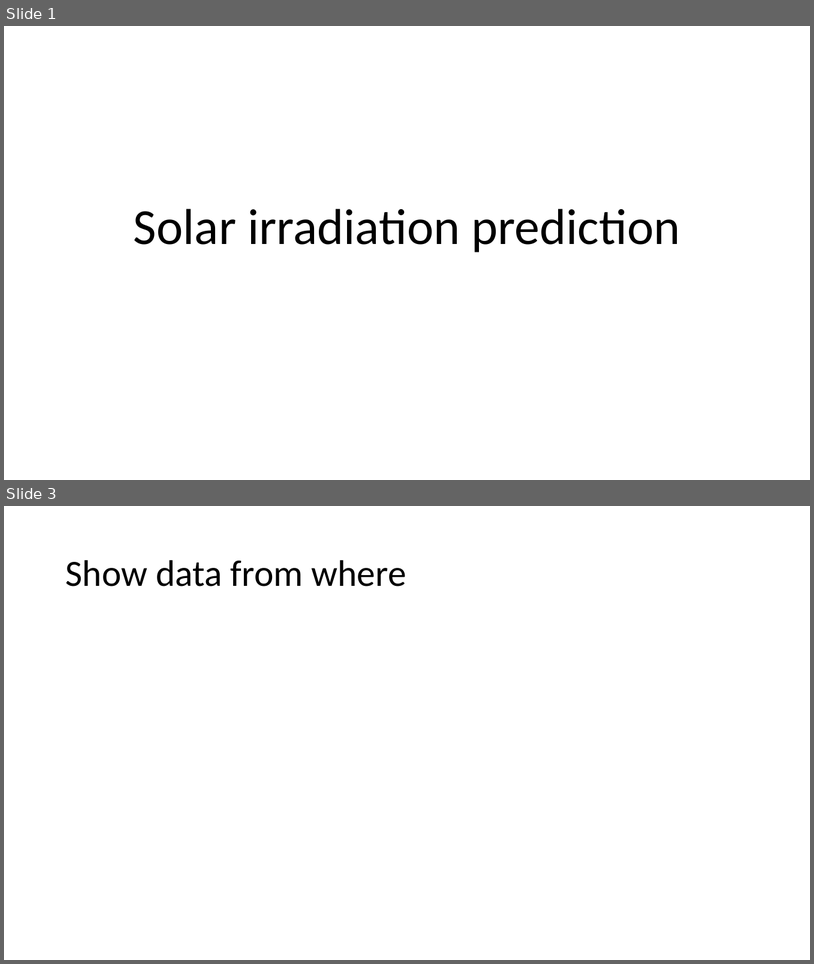
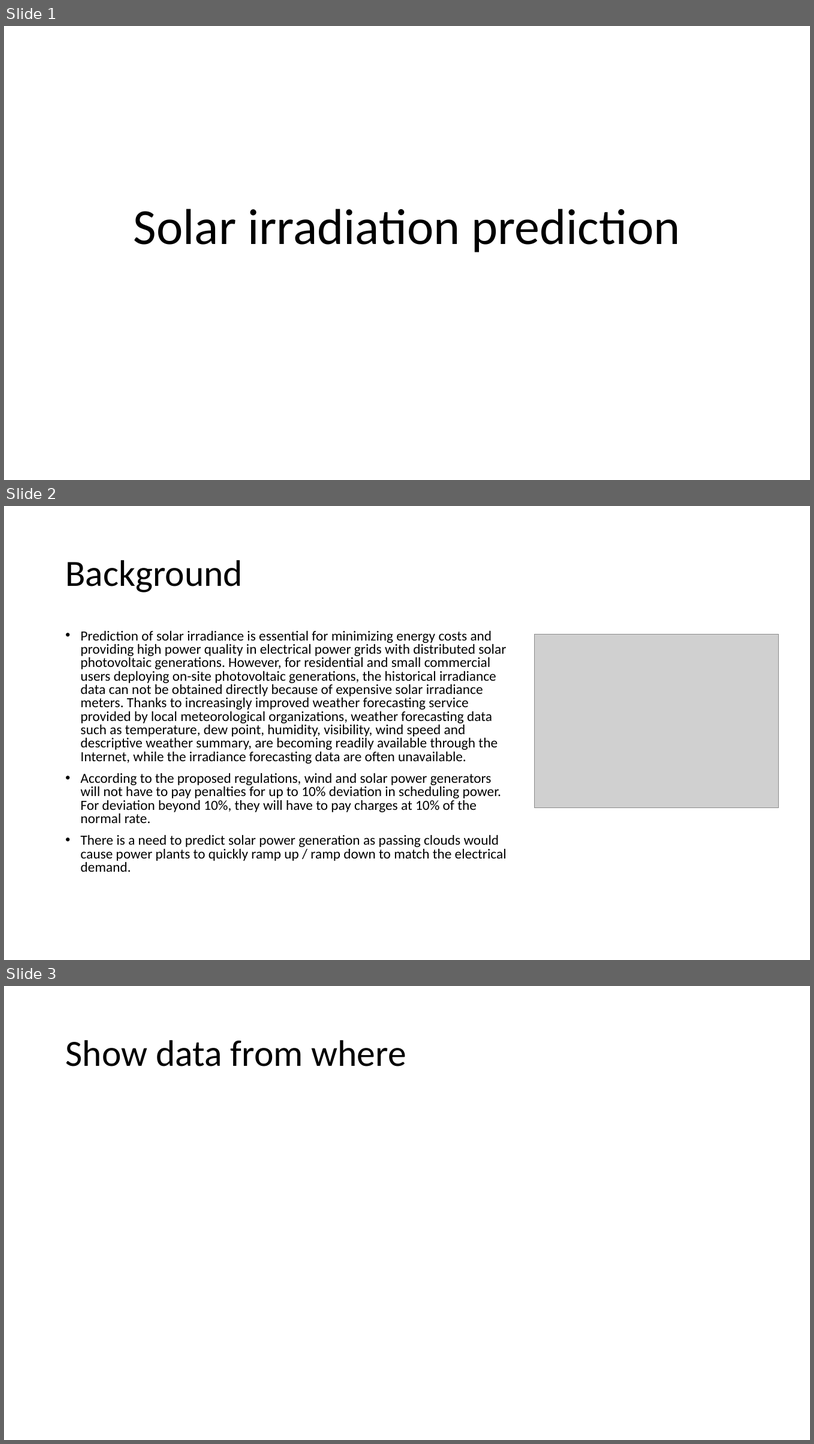
Before and after one commit to binarybins/Pitch, a slide deck: Solar irradiation prediction.pptx. Shown one above the other, each under a label of ours: slides 1 and 3 before the commit, slides 1, 2 and 3 after it; the slides between them are not shown. The pictures are 814x964 and 814x1444 pixels, drawn with LibreOffice and Linux fonts; fonts in the diff are those of the drawing; grey boxes stand for pictures. Boxes give left, top, right and bottom in pixels: in the first picture for what was removed or moved away, otherwise in the second. Text is boxed around its words. In the diff, an @@ line names an element or a change of style, - is before the commit and + after.

Commit message:
pptx

```diff
--- a/Solar irradiation prediction.pptx
+++ b/Solar irradiation prediction.pptx
@@ slide 2 added at (4, 506, 810, 960), background #FFFFFF @@
@@ title added at (65, 560, 243, 592), 44 pt, text #000000 @@
+Background
@@ text added at (81, 631, 507, 871), 16.6 pt, text #000000 @@
+• Prediction of solar irradiance is essential for minimizing energy costs and providing high power quality in electrical power grids with distributed solar photovoltaic generations. However, for residential and small commercial users deploying on-site photovoltaic generations, the historical irradiance data can not be obtained directly because of expensive solar irradiance meters. Thanks to increasingly improved weather forecasting service provided by local meteorological organizations, weather forecasting data such as temperature, dew point, humidity, visibility, wind speed and descriptive weather summary, are becoming readily available through the Internet, while the irradiance forecasting data are often unavailable.
+• According to the proposed regulations, wind and solar power generators will not have to pay penalties for up to 10% deviation in scheduling power. For deviation beyond 10%, they will have to pay charges at 10% of the normal rate.
+• There is a need to predict solar power generation as passing clouds would cause power plants to quickly ramp up / ramp down to match the electrical demand.
@@ picture added at (534, 634, 779, 807) @@
```
Also in this commit, not shown: 1 slide removed.
